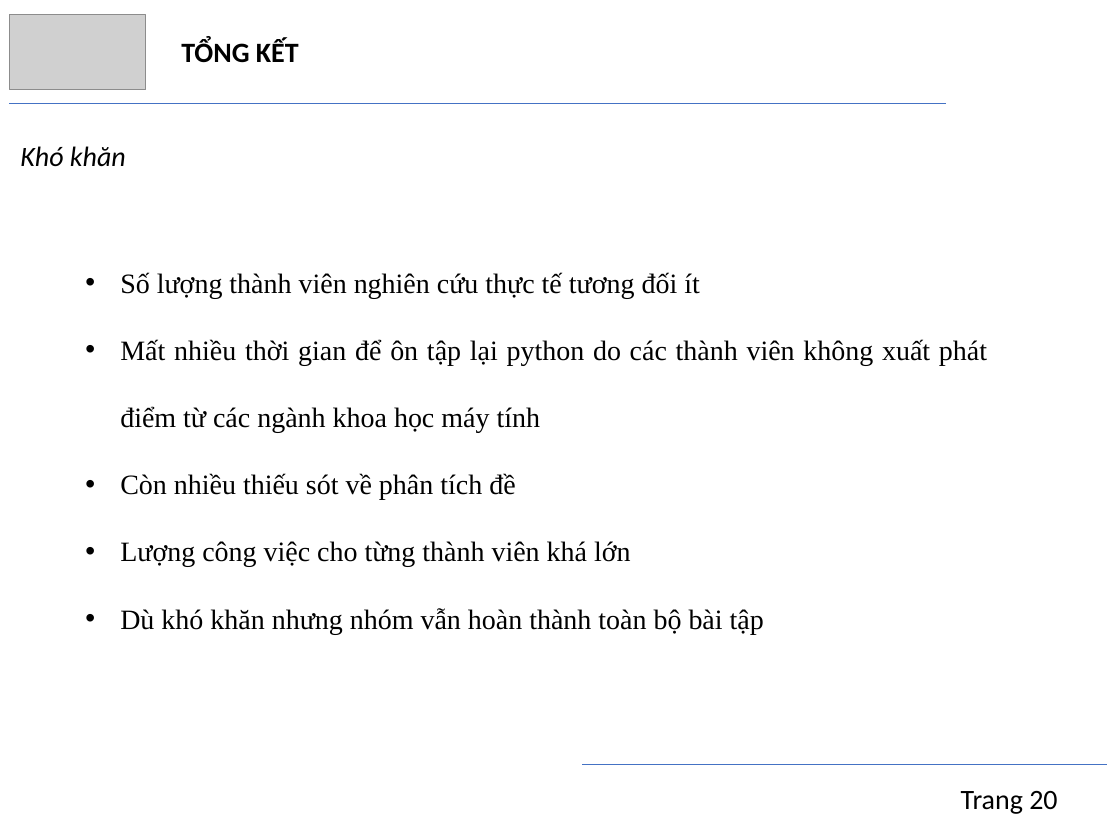
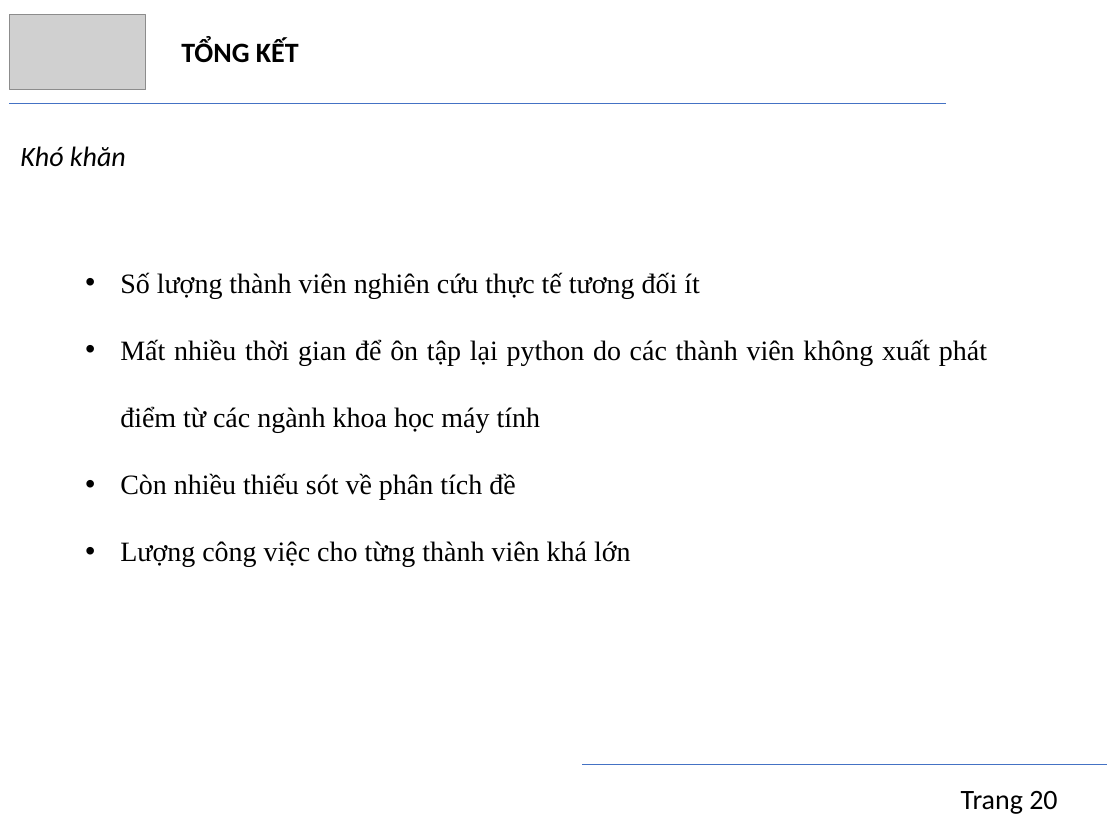
Before and after one commit to trngbro/AI, a slide deck: slide 21 of present/progress/presentation.pptx. Drawn at 1120x840 pixels with LibreOffice and Linux fonts; fonts in the diff are those of the drawing; grey boxes stand for pictures. Boxes give left, top, right and bottom in pixels: in the first picture for what was removed or moved away, otherwise in the second. Text is boxed around its words. In the diff, an @@ line names an element or a change of style, - is before the commit and + after.

```diff
--- a/present/progress/presentation.pptx
+++ b/present/progress/presentation.pptx
@@ text at bbox=[120, 608, 764, 634]: paragraph removed @@
-• Dù khó khăn nhưng nhóm vẫn hoàn thành toàn bộ bài tập
```
Also in this commit, not shown: 1 other slide changed, 3 other files.
